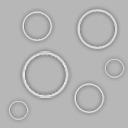
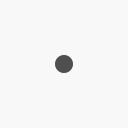
Before/after of a (128, 128) layered artwork. What changed in the layer stack:
renamed "Shape 1 copy 4" to "Ellipse 1 copy 10", moved it above "Layer 1", painted on it, masked it over [55, 55, 125, 78]
removed layer "Shape 1 copy 5" over [74, 83, 105, 113]
removed layer "Shape 1 copy 2" over [22, 11, 53, 41]
removed layer "Shape 1 copy" over [77, 9, 118, 49]
renamed "Shape 1 copy 3" to "Layer 1", painted on it over [22, 51, 70, 98]
removed layer "Shape 1 copy 6" over [9, 101, 29, 120]
painted on "Layer 0" over [0, 0, 128, 128]
